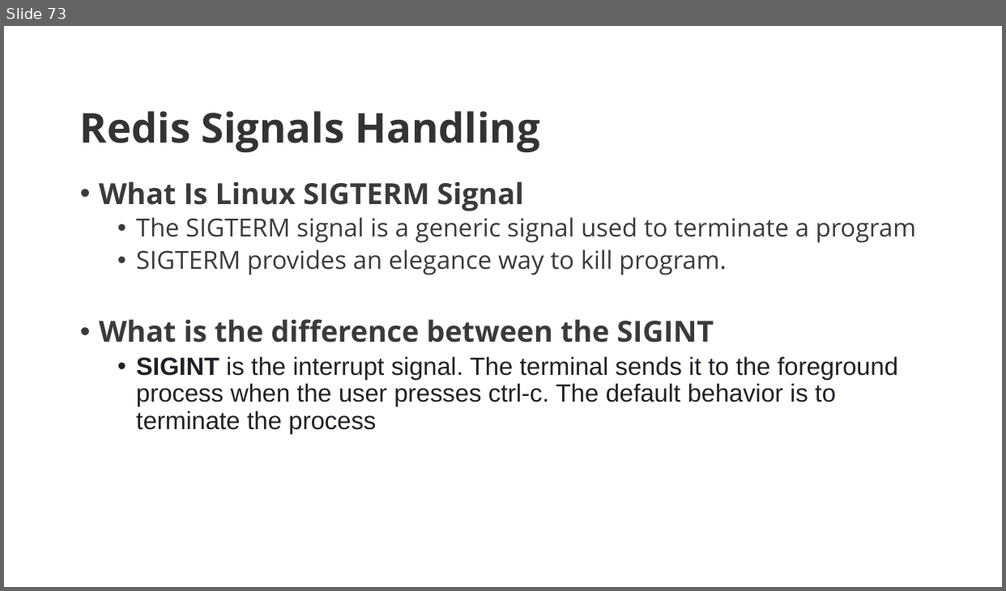
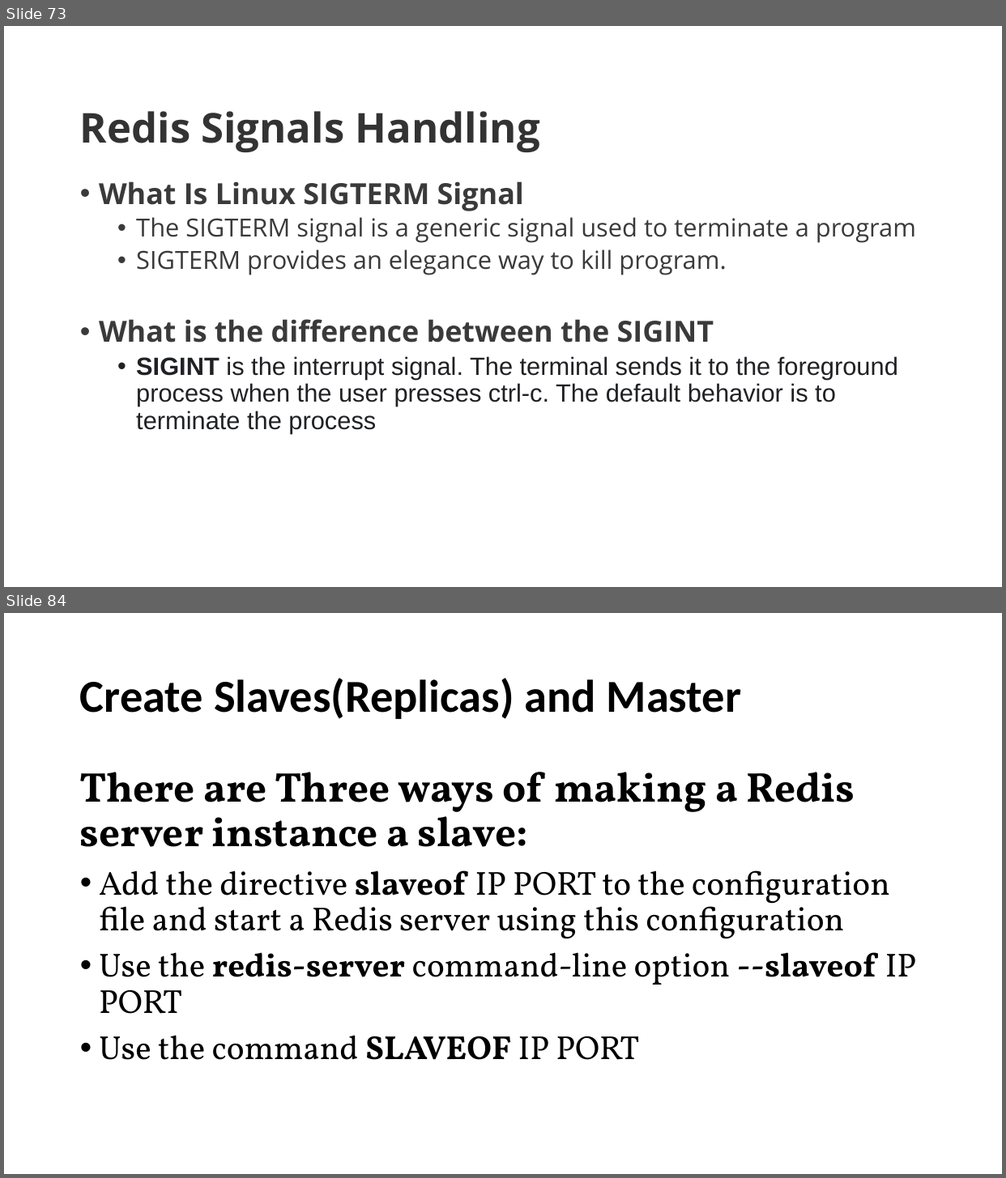
Before and after one commit to GreenwaysTechnology/IBM-DEC-Redis, a slide deck: Redis Admin Guide.pptx. Shown one above the other, each under a label of ours: slide 73 before the commit, slides 73 and 84 after it; the slides between them are not shown. The pictures are 1006x591 and 1006x1178 pixels, drawn with LibreOffice and Linux fonts; fonts in the diff are those of the drawing. Boxes give left, top, right and bottom in pixels: in the first picture for what was removed or moved away, otherwise in the second. Text is boxed around its words. In the diff, an @@ line names an element or a change of style, - is before the commit and + after.

Commit message:
redis

```diff
--- a/Redis Admin Guide.pptx
+++ b/Redis Admin Guide.pptx
@@ slide 84 added at [4,613,1002,1174], background #FFFFFF @@
@@ title added at [80,678,741,719], 44 pt, text #000000, bold @@
+Create Slaves(Replicas) and Master
@@ text added at [80,772,916,1060], 32 pt, text #000000 @@
+There are Three ways of making a Redis server instance a slave:
+• Add the directive slaveof IP PORT to the configuration file and start a Redis server using this configuration
+• Use the redis-server command-line option --slaveof IP PORT
+• Use the command SLAVEOF IP PORT
```
Also in this commit, not shown: 33 other slides added, 4 other files.
